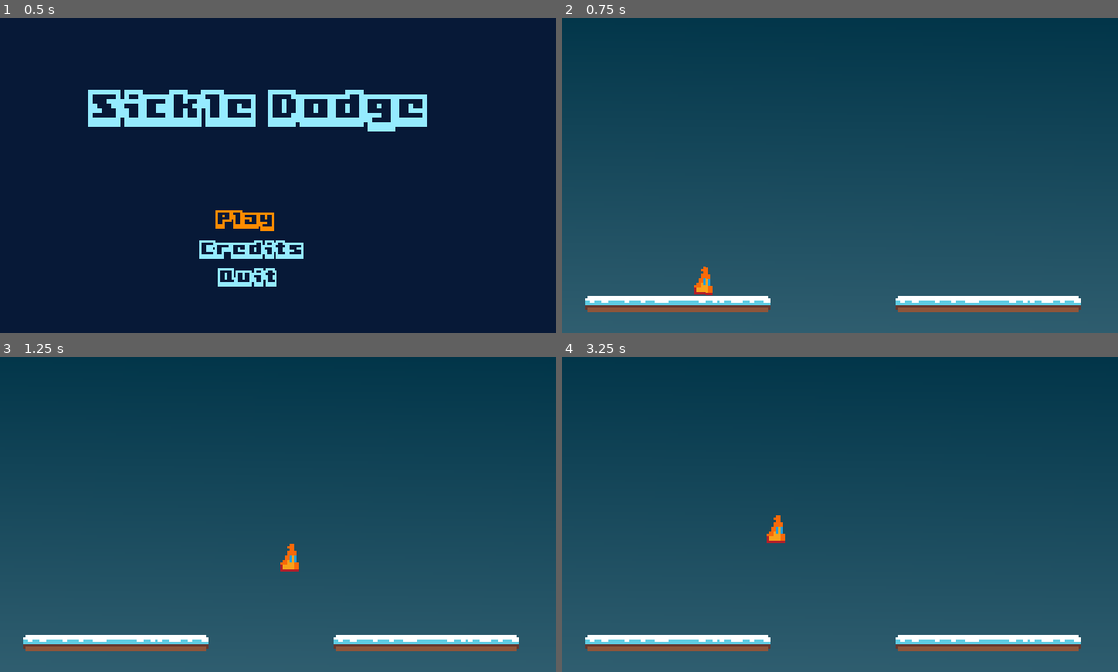
Above: before the commit, frames 1-4 (two rows, left to right).
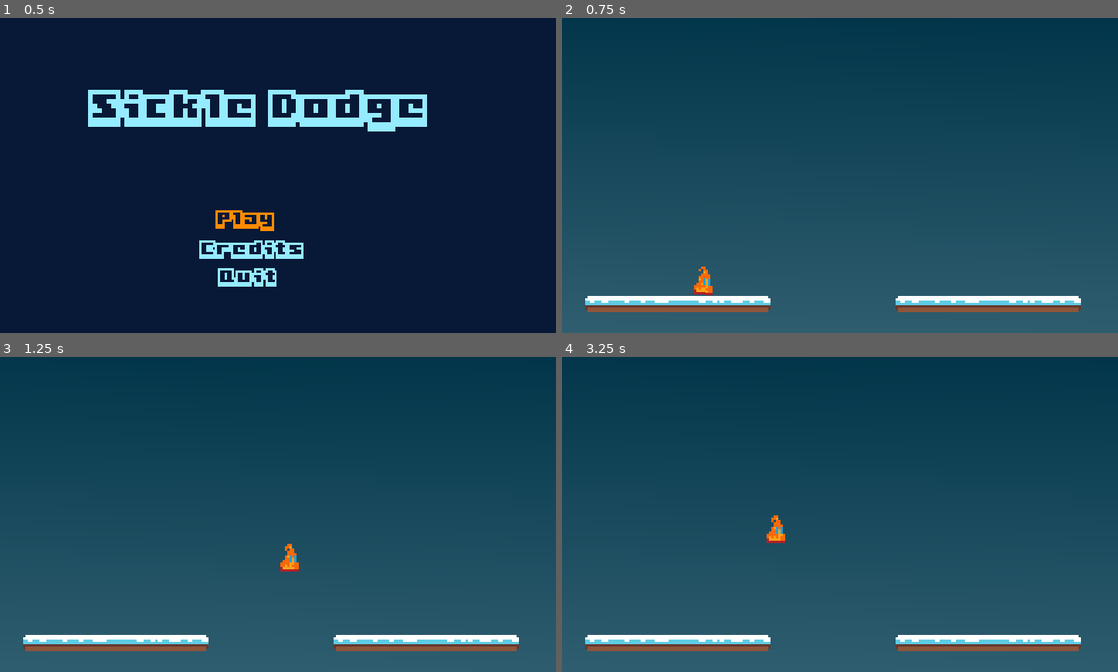
Above: after the commit, the same moments.

Repository: sugarvoid/winter-break-jam
Game: Godot game, scene res://game/menu/title_menu.tscn
The game is run twice, just before and just after one commit, with the same random seed, the same clock (stepped at 60 frames per second) and the same inputs.
Inputs:
- Up to frame 1 (0.5 s): no input
- Up to frame 2 (0.75 s): tap Enter (ui_accept) at 0.5 s; hold D (move_right) from 0.53 s (still down); tap Space (dash) at 0.6 s
- Up to frame 3 (1.25 s): keep holding D (move_right); tap W (jump) at 0.77 s
- Up to frame 4 (3.25 s): tap Space (dash) at 1.35, 2.1, 2.85 s; tap W (jump) at 1.52, 3.02 s; tap Enter (ui_accept) at 2 s; release D (move_right) at 2.03 s; hold A (move_left) 2.03-2.78 s; tap R (restart) at 2.75 s; hold D (move_right) from 2.78 s (still down)

Frame 1 is identical in both runs. In frame 2, less than 0.1% of the frame differs, in the area x 23-27%, y 78-87%; in frame 3, less than 0.1%; in frame 4, less than 0.1%, in the area x 36-40%, y 50-58%.

Commit message:
Add music and update README

Diff:
--- a/game/danger_object/wave/sickle_wave.gd
+++ b/game/danger_object/wave/sickle_wave.gd
@@ -1,18 +1,23 @@
+class_name SickleWave
 extends Node2D
 
 
 onready var child_checker: Timer = get_node("ChildChecker")
 onready var hazards: Node2D = get_node("Hazards")
 
-var child_speed: int = 100
+var _child_speed: int = 100
+
 
 func _ready():
 	child_checker.connect("timeout", self, "_check_for_children")
 	child_checker.start(2)
 
 	for s in self.hazards.get_children():
-		s.speed = child_speed
+		s.speed = _child_speed
 
+
+func set_sickle_speed(s: int = 100) -> void:
+	self._child_speed = s
 
 func _check_for_children() -> void:
 	if self.hazards.get_child_count() == 0:
--- a/game/game.gd
+++ b/game/game.gd
@@ -20,9 +20,10 @@
 	self._set_up_new_game()
 
 func _set_up_new_game() -> void:
+	$BackgroundMusic.play()
+	_hide_overlay_items()
 	self.is_game_over = false
 	self._spawn_player()
-
 	self.static_platform_left.is_frozen = true
 	self.static_platform_right.is_frozen = true
 	self.start_delay_timer.start(START_DELAY)
@@ -30,6 +31,10 @@
 
 func _spawn_player() -> void:
 	self.player.global_position = $PlayerSpawnPoint.global_position
+
+func _hide_overlay_items() -> void:
+	for c in $OverLay.get_children():
+		c.visible = false
 
 func _input(event):
 	if self.is_game_over:
@@ -54,7 +59,6 @@
 	self.is_game_over = true
 	self.hazard_manager.reset_self()
 
-
 func _connection_child_signals() -> void:
 	self.start_delay_timer.connect("timeout", self, "_start_level")
 	self.player.connect("fell_off_screen", self, "_respawn_player")
@@ -64,6 +68,7 @@
 	self.player.connect("on_air_jump", self.effect_conatainer, "add_effect_to_screen")
 	self.gamer_timer.connect("timeout", self, "_tick")
 	self.gameover_sound.connect("finished", self, "_end_game")
+	self.hazard_manager.connect("player_finished", self, "_game_won")
 
 func _play_gameoever_sound() -> void:
 	gameover_sound.play()
@@ -72,3 +77,7 @@
 	# Play gameover sound
 	self._remove_hazards()
 	print('gameover')
+
+func _game_won() -> void:
+	# play winning sound
+	print('You win!')
--- a/game/game.tscn
+++ b/game/game.tscn
@@ -42,6 +42,28 @@
 
 [node name="GameTimer" type="Timer" parent="."]
 
+[node name="BackgroundMusic" type="AudioStreamPlayer" parent="."]
+
 [node name="GameOverSound" type="AudioStreamPlayer" parent="."]
 
+[node name="WinningSound" type="AudioStreamPlayer" parent="."]
+
 [node name="StartDelay" type="Timer" parent="."]
+
+[node name="OverLay" type="CanvasLayer" parent="."]
+
+[node name="LblRestart" type="Label" parent="OverLay"]
+visible = false
+margin_left = 89.0
+margin_top = 41.0
+margin_right = 140.0
+margin_bottom = 55.0
+text = "Press R "
+
+[node name="LblWin" type="Label" parent="OverLay"]
+visible = false
+margin_left = 90.0
+margin_top = 41.0
+margin_right = 142.0
+margin_bottom = 55.0
+text = "You Win"
--- a/game/manager/hazard_manager/hazard_manager.gd
+++ b/game/manager/hazard_manager/hazard_manager.gd
@@ -1,5 +1,7 @@
 class_name HazardManager
 extends Node2D
+
+signal player_finished
 
 onready var single_sickle_left_timer: Timer = get_node("SickleLeft")
 onready var single_sickle_right_timer: Timer = get_node("SickleRight")
@@ -38,8 +40,9 @@
 	single_sickle_left_timer.stop()
 	single_sickle_right_timer.stop()
 
-func _spawn_wave(wave: PackedScene) -> void:
-	var new_wave = wave.instance()
+func _spawn_wave(wave: PackedScene, speed: int = 100) -> void:
+	var new_wave: SickleWave = wave.instance()
+	new_wave.set_sickle_speed(speed)
 	self.call_deferred("add_child", new_wave)
 
 func _on_left_timeout() -> void:
@@ -54,17 +57,24 @@
 	pass
 	match sec:
 		2, 10:
-			_spawn_wave(p_SWTopLeft)
+			_spawn_wave(p_SWTopLeft, 150)
 		4:
 			_spawn_ice_sickle()
 		5:
-			_spawn_wave(p_SWTopRight)
+			_spawn_wave(p_SWTopRight, 50)
 		6:
+			_spawn_wave(p_SWLeftTop, 80)
+		7:
 			_spawn_ice_sickle($Position2D2.global_position, DangerObject.MOVING_DIRECTION.RIGHT)
 			_spawn_ice_sickle($Position2D.global_position, DangerObject.MOVING_DIRECTION.RIGHT)
 		12:
-			_spawn_wave(p_SWTopLeft)
+			_spawn_wave(p_SWTopLeft, 200)
 		15:
-			_spawn_wave(p_SWLeftBottom)
+			_spawn_wave(p_SWLeftBottom, 180)
 		16:
-			_spawn_wave(p_SWLeftBottom)
+			_spawn_wave(p_SWLeftBottom, 175)
+		118:
+			# last ones
+			pass
+		120:
+			emit_signal("player_finished")
--- a/game/menu/title_menu.gd
+++ b/game/menu/title_menu.gd
@@ -11,6 +11,7 @@
 
 func _ready():
 	_highlight_selected_option()
+	$AudioStreamPlayer.play()
 
 func _input(event):
 	if !is_credits_showing:
--- a/game/menu/title_menu.tscn
+++ b/game/menu/title_menu.tscn
@@ -79,3 +79,5 @@
 margin_right = 167.381
 margin_bottom = 119.525
 text = "Credits"
+
+[node name="AudioStreamPlayer" type="AudioStreamPlayer" parent="."]
--- a/game/platform/platform.gd
+++ b/game/platform/platform.gd
@@ -2,16 +2,4 @@
 extends Node2D
 
 
-# Declare member variables here. Examples:
-# var a = 2
-# var b = "text"
 var is_frozen: bool
-
-# Called when the node enters the scene tree for the first time.
-func _ready():
-	pass # Replace with function body.
-
-
-# Called every frame. 'delta' is the elapsed time since the previous frame.
-#func _process(delta):
-#	pass
--- a/game/player/player.tscn
+++ b/game/player/player.tscn
@@ -1,12 +1,32 @@
-[gd_scene load_steps=15 format=2]
+[gd_scene load_steps=20 format=2]
 
 [ext_resource path="res://game/player/player.gd" type="Script" id=1]
 [ext_resource path="res://game/player/TEMP_player.png" type="Texture" id=2]
 [ext_resource path="res://game/player/dying.png" type="Texture" id=3]
 
-[sub_resource type="AtlasTexture" id=1]
+[sub_resource type="AtlasTexture" id=12]
 atlas = ExtResource( 2 )
 region = Rect2( 0, 0, 16, 16 )
+
+[sub_resource type="AtlasTexture" id=13]
+atlas = ExtResource( 2 )
+region = Rect2( 16, 0, 16, 16 )
+
+[sub_resource type="AtlasTexture" id=14]
+atlas = ExtResource( 2 )
+region = Rect2( 32, 0, 16, 16 )
+
+[sub_resource type="AtlasTexture" id=15]
+atlas = ExtResource( 2 )
+region = Rect2( 48, 0, 16, 16 )
+
+[sub_resource type="AtlasTexture" id=16]
+atlas = ExtResource( 2 )
+region = Rect2( 64, 0, 16, 16 )
+
+[sub_resource type="AtlasTexture" id=17]
+atlas = ExtResource( 2 )
+region = Rect2( 80, 0, 16, 16 )
 
 [sub_resource type="AtlasTexture" id=5]
 atlas = ExtResource( 3 )
@@ -38,10 +58,10 @@
 
 [sub_resource type="SpriteFrames" id=2]
 animations = [ {
-"frames": [ SubResource( 1 ) ],
+"frames": [ SubResource( 12 ), SubResource( 13 ), SubResource( 14 ), SubResource( 15 ), SubResource( 16 ), SubResource( 17 ) ],
 "loop": true,
 "name": "default",
-"speed": 5.0
+"speed": 7.0
 }, {
 "frames": [ SubResource( 5 ), SubResource( 6 ), SubResource( 7 ), SubResource( 8 ), SubResource( 9 ), SubResource( 10 ), SubResource( 11 ) ],
 "loop": false,
@@ -74,8 +94,7 @@
 [node name="AnimatedSprite" type="AnimatedSprite" parent="."]
 rotation = 6.28319
 frames = SubResource( 2 )
-animation = "dying"
-frame = 4
+playing = true
 
 [node name="CollisionShape2D" type="CollisionShape2D" parent="."]
 position = Vector2( -0.5, 0.5 )
--- a/project.godot
+++ b/project.godot
@@ -33,13 +33,19 @@
 "class": "Player",
 "language": "GDScript",
 "path": "res://game/player/player.gd"
+}, {
+"base": "Node2D",
+"class": "SickleWave",
+"language": "GDScript",
+"path": "res://game/danger_object/wave/sickle_wave.gd"
 } ]
 _global_script_class_icons={
 "DangerObject": "",
 "EffectContainer": "",
 "HazardManager": "",
 "Platform": "",
-"Player": ""
+"Player": "",
+"SickleWave": ""
 }
 
 [application]
Binary file added: game/player/TEMP_player.ase
Binary file changed: game/player/TEMP_player.png
Binary file added: game/player/TEST_PENG.ase
Not shown, added: game/sound/8_bit_iced_village.ogg.import
Not shown, added: game/sound/snowy_cottage_v_2.ogg.import
Not shown, changed: README.md
Not shown, added: game/sound/8_bit_iced_village.ogg
Not shown, added: game/sound/snowy_cottage_v_2.ogg
